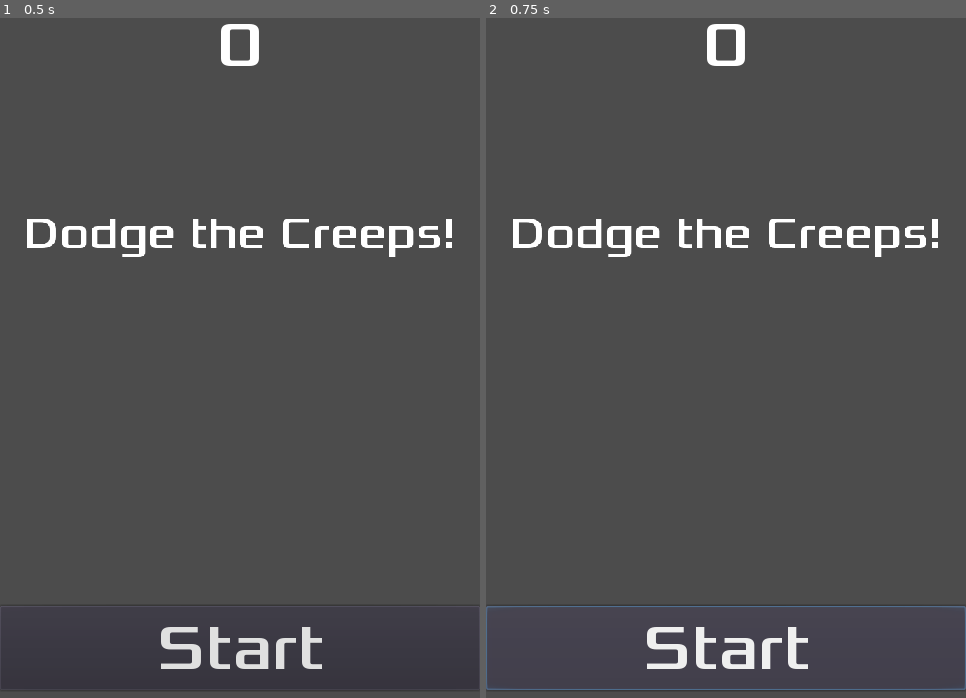
Above: before the commit, frames 1-2 (left to right).
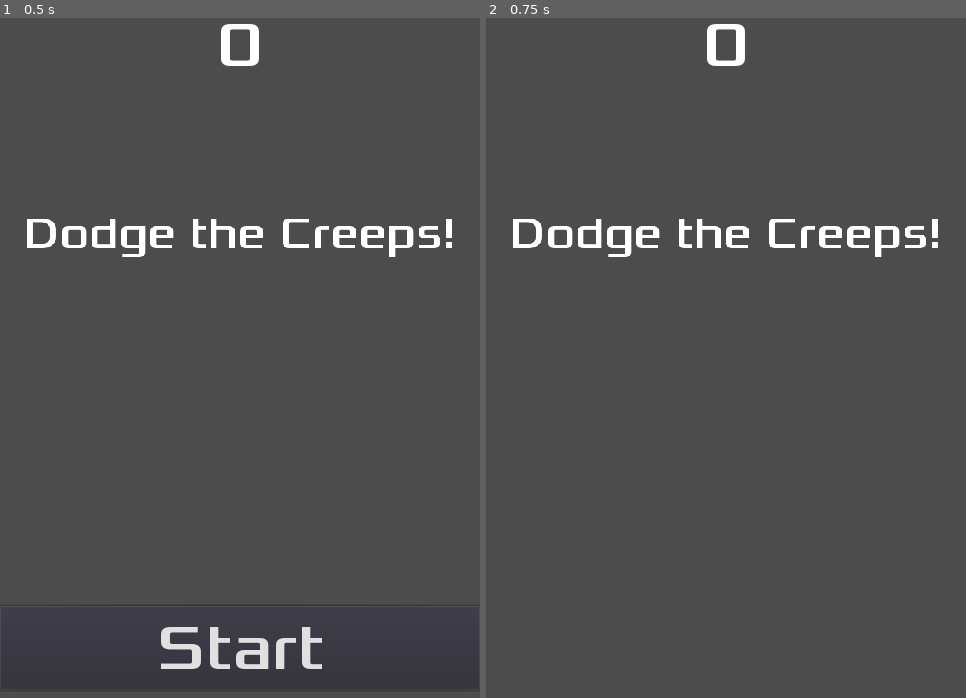
Above: after the commit, the same moments.

Repository: CRBroughton/godot-first-2d-game
Game: Godot game, scene res://HUD.tscn
Same seed, same stepped clock (60 frames per second), same inputs: the game is played once before the commit and once after it. This scene is started directly instead of the project's main scene.
Inputs:
- Up to frame 1 (0.5 s): no input
- Up to frame 2 (0.75 s): click "Start" at 0.5 s

Frame 1 is identical in both runs. In frame 2, 1.2% of the frame differs, in the area x 0-100%, y 86-99%.

Commit message:
created show_message, show_game_over, update_score
hooked up emits

Diff:
--- a/HUD.gd
+++ b/HUD.gd
@@ -1,3 +1,31 @@
 extends CanvasLayer
 
 signal start_game
+
+func show_message(text):
+	$Message.text = text
+	$Message.show()
+	$MessageTimer.start()
+
+func show_game_over():
+	show_message("Game Over")
+	# Wait until the MessageTimer has counted down.
+	yield($MessageTimer, "timeout")
+
+	$Message.text = "Dodge the\nCreeps!"
+	$Message.show()
+	# Make a one-shot timer and wait for it to finish.
+	yield(get_tree().create_timer(1), "timeout")
+	$StartButton.show()
+
+func update_score(score):
+	$ScoreLabel.text = str(score)
+
+
+func _on_MessageTimer_timeout():
+	$Message.hide()
+
+
+func _on_StartButton_pressed():
+	$StartButton.hide()
+	emit_signal("start_game")
--- a/HUD.tscn
+++ b/HUD.tscn
@@ -36,3 +36,6 @@
 [node name="MessageTimer" type="Timer" parent="."]
 wait_time = 2.0
 one_shot = true
+
+[connection signal="pressed" from="StartButton" to="." method="_on_StartButton_pressed"]
+[connection signal="timeout" from="MessageTimer" to="." method="_on_MessageTimer_timeout"]
